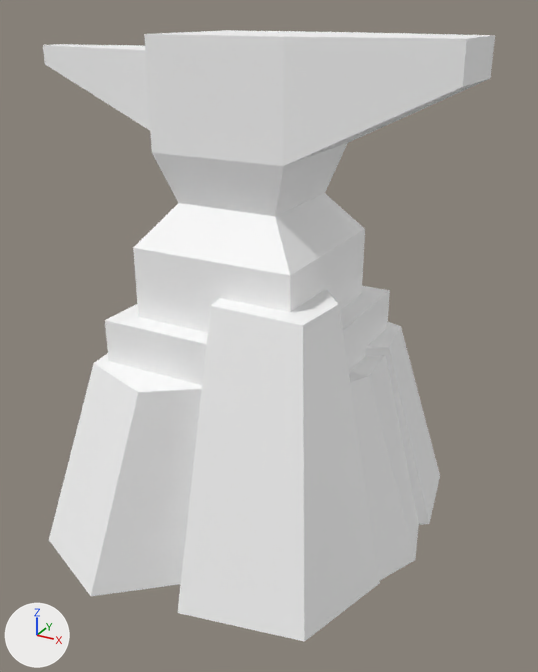
One commit to the glTF model assets/synty/simple_fantasy/models/SF_Prop_Undead_Anvil_01.glb: the scene before it, then after it.
Both versions are drawn from a 50 mm lens placed at (0.0124, -0.0211, 0.018), pointed at (0.0007, 0.0, 0.0074). The lights are fixed; the arrows at lower left show +X, +Y and +Z.

In view in the first picture: 'SF_Prop_Undead_Anvil_01'.
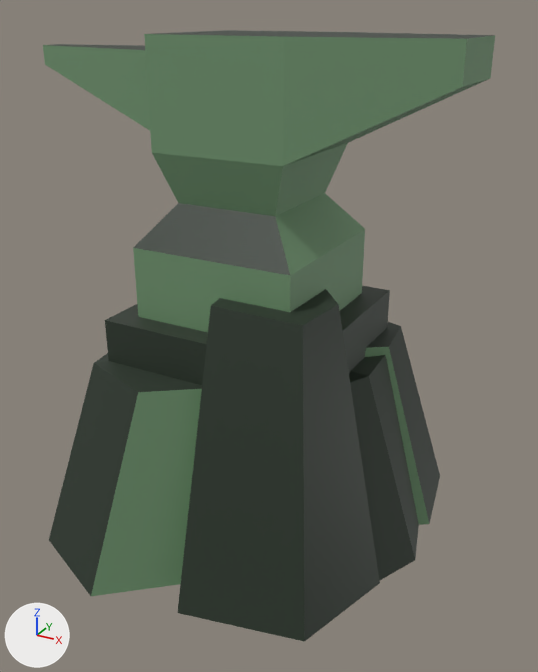
What differs and where, as boxes [x1, y1, x2, y2] in the pictures (538 x 672 px):
```json
{"object": "SF_Prop_Undead_Anvil_01", "change": "surface changed", "before": [43, 30, 495, 642], "after": [43, 30, 495, 642]}
```

Edits to the scene script, one JSON object a line:
```json
{"op": "add", "block": "img_undead_footman_01", "code": ["img_undead_footman_01 = load_image('Undead_Footman_01', '_unpacked/Undead_Footman_01', 512, 512, 'sRGB')"]}
{"op": "remove", "block": "mat_lambert1", "code": "mat_lambert1.base_color = (1.0, 1.0, 1.0)  # white #ffffff"}
{"op": "add", "block": "mat_lambert1", "code": "mat_lambert1.texture = img_undead_footman_01"}
```
